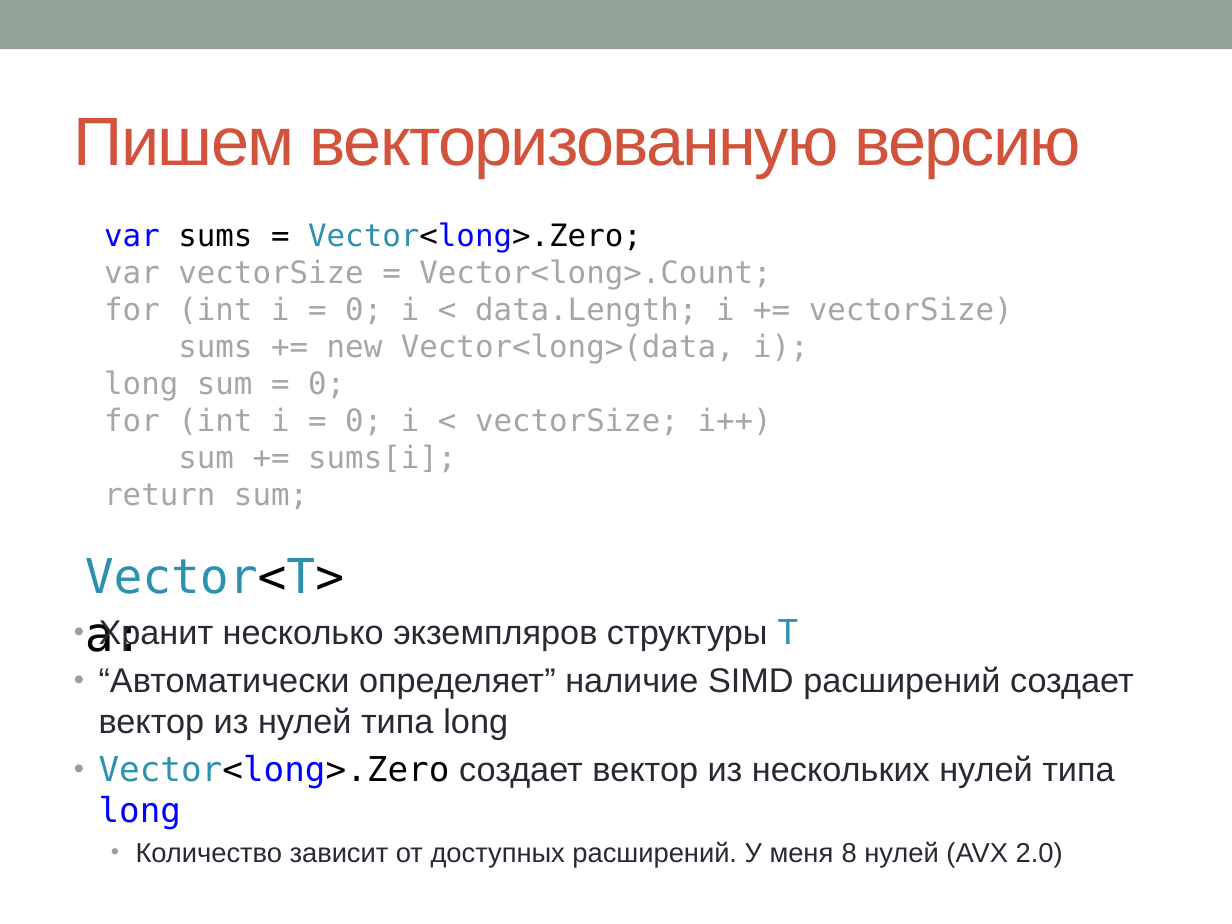
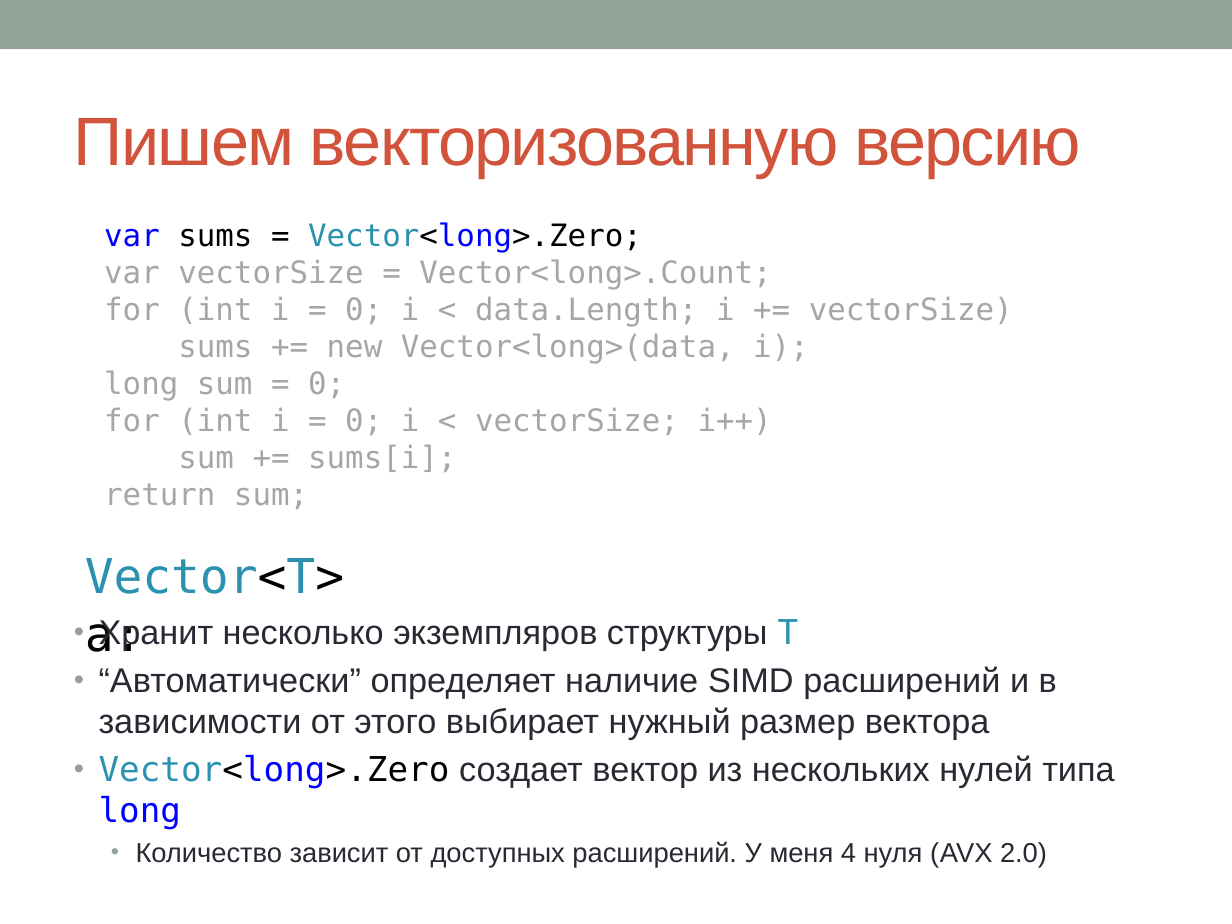
Before and after one commit to sivukhin/SimdLecture, a slide deck: slide 50 of simd_presentation.pptx. Drawn at 1232x924 pixels with LibreOffice and Linux fonts; fonts in the diff are those of the drawing. Boxes give left, top, right and bottom in pixels: in the first picture for what was removed or moved away, otherwise in the second. Text is boxed around its words. In the diff, an @@ line names an element or a change of style, - is before the commit and + after.

```diff
--- a/simd_presentation.pptx
+++ b/simd_presentation.pptx
@@ text at [99, 666, 1057, 740]: text changed @@
-• “Автоматически определяет” наличие SIMD расширений создает вектор из нулей типа long
+• “Автоматически” определяет наличие SIMD расширений и в зависимости от этого выбирает нужный размер вектора
@@ text at [136, 841, 1047, 868]: text changed @@
-  • Количество зависит от доступных расширений. У меня 8 нулей (AVX 2.0)
+  • Количество зависит от доступных расширений. У меня 4 нуля (AVX 2.0)
```
Also in this commit, not shown: 3 other slides changed, 1 other file.
